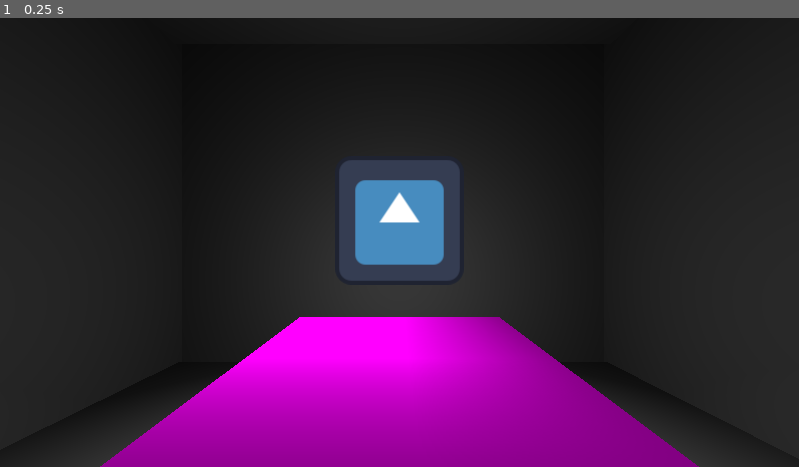
Above: before the commit, frame 1.
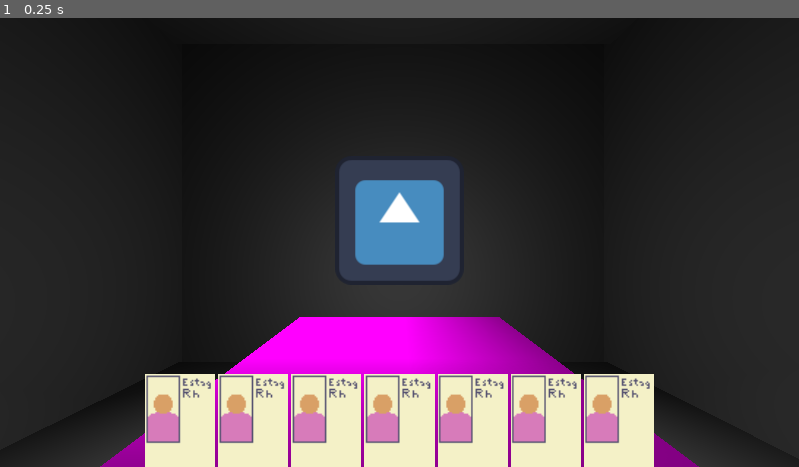
Above: after the commit, the same moment.

Repository: pedroand6/FelpoJam
Game: Godot game, scene res://Scenes/escritorio.tscn
Same seed, same stepped clock (60 frames per second), same inputs: the game is played once before the commit and once after it. Before the commit the project starts from res://Scenes/office.tscn. The engine's default icon, where the game draws it, is replaced by a stand-in: a white triangle on a blue panel in a dark square.
Inputs:
- Up to frame 1 (0.25 s): no input

The runs differ from the first frame. In frame 1, 13% of the frame differs, in the area x 18-82%, y 79-100%.

Commit message:
cartas em mao

Diff:
--- a/Scenes/card.tscn
+++ b/Scenes/carta.tscn
@@ -1,11 +1,14 @@
 [gd_scene format=3 uid="uid://c0ftu6tk2flnx"]
 
 [ext_resource type="Texture2D" uid="uid://d3mtqd3p4m0nb" path="res://Assets/estag.png" id="1_0qqmn"]
+[ext_resource type="Script" uid="uid://busp803ntgnyd" path="res://Scripts/carta.gd" id="1_wf8id"]
 
 [sub_resource type="BoxShape3D" id="BoxShape3D_wf8id"]
 size = Vector3(0.47235107, 0.6348877, 0.07836914)
 
 [node name="Card" type="Node3D" unique_id=621304190]
+transform = Transform3D(0.1, 0, 0, 0, 0.1, 0, 0, 0, 0.1, 0, 0, 0)
+script = ExtResource("1_wf8id")
 
 [node name="Sprite3D" type="Sprite3D" parent="." unique_id=812368613]
 texture = ExtResource("1_0qqmn")
--- a/Scenes/office.tscn
+++ b/Scenes/escritorio.tscn
@@ -2,8 +2,8 @@
 
 [ext_resource type="PackedScene" uid="uid://cpqndp5ocixpo" path="res://Scenes/tabuleiro.tscn" id="1_vggx3"]
 [ext_resource type="Texture2D" uid="uid://dox0ffjpqdnw4" path="res://icon.svg" id="2_cumm5"]
-[ext_resource type="Script" uid="uid://dmav4udowvahd" path="res://Scripts/main_camera.gd" id="3_2jlrf"]
-[ext_resource type="Script" uid="uid://4utqeskwb54y" path="res://Scripts/hand.gd" id="4_2jlrf"]
+[ext_resource type="Script" uid="uid://dmav4udowvahd" path="res://Scripts/camera_principal.gd" id="3_2jlrf"]
+[ext_resource type="Script" uid="uid://4utqeskwb54y" path="res://Scripts/mao.gd" id="4_2jlrf"]
 
 [sub_resource type="BoxMesh" id="BoxMesh_ei2s5"]
 size = Vector3(1, 0.05, 1)
@@ -17,7 +17,7 @@
 [sub_resource type="BoxMesh" id="BoxMesh_43ocd"]
 size = Vector3(5, 5, 1)
 
-[node name="Office" type="Node3D" unique_id=1865749570]
+[node name="Escritorio" type="Node3D" unique_id=1865749570]
 
 [node name="Mesa" type="Node3D" parent="." unique_id=1016380885]
 transform = Transform3D(1, 0, 0, 0, 1, 0, 0, 0, 1, 0, 0, 0.5296012)
@@ -94,11 +94,22 @@
 omni_range = 8.572
 omni_attenuation = 1.926
 
-[node name="Head" type="Node3D" parent="." unique_id=12343468]
+[node name="Cabeca" type="Node3D" parent="." unique_id=12343468]
 transform = Transform3D(1, 0, 0, 0, 1, 0, 0, 0, 1, 0, 0.4, 1.5)
 
-[node name="MainCamera" type="Camera3D" parent="Head" unique_id=1015711678]
+[node name="CameraPrincipal" type="Camera3D" parent="Cabeca" unique_id=1015711678]
 script = ExtResource("3_2jlrf")
 
-[node name="Hand" type="Node3D" parent="Head/MainCamera" unique_id=1172325499]
+[node name="Mao" type="Node3D" parent="Cabeca/CameraPrincipal" unique_id=1172325499]
 script = ExtResource("4_2jlrf")
+
+[node name="CamPoints" type="Node" parent="." unique_id=204157862]
+
+[node name="PointBoard" type="Node3D" parent="CamPoints" unique_id=2118259285]
+transform = Transform3D(1, 0, 0, 0, 1, 0, 0, 0, 1, 0, 1.265739, 0.8054231)
+
+[node name="PointSides" type="Node3D" parent="CamPoints" unique_id=863522567]
+transform = Transform3D(1, 0, 0, 0, 1, 0, 0, 0, 1, 0, 1, 0.5)
+
+[node name="PointDefault" type="Node3D" parent="CamPoints" unique_id=1730909821]
+transform = Transform3D(1, 0, 0, 0, 1, 0, 0, 0, 1, 0, 0.4, 1.5)
--- a/Scenes/gameboard.tscn
+++ /dev/null
@@ -1,3 +0,0 @@
-[gd_scene format=3 uid="uid://cip2s6oj78fa2"]
-
-[node name="Gameboard" type="Node2D" unique_id=761098449]
--- a/Scripts/main_camera.gd
+++ b/Scripts/camera_principal.gd
@@ -1,17 +1,17 @@
 extends Camera3D
 
-@export var MOUSE_SENSITIVITY: float = 5.0/1000.0
-@onready var parent
+@export var SENSIBILIDADE_MOUSE: float = 5.0/1000.0
+@onready var pai
 
 func _ready():
-	parent = get_parent()
+	pai = get_parent()
 
 func _input(event):
 	if event is InputEventMouseMotion and Input.get_mouse_mode() == Input.MOUSE_MODE_CAPTURED:
-		rotate_x(event.relative.y * -MOUSE_SENSITIVITY)
+		rotate_x(event.relative.y * -SENSIBILIDADE_MOUSE)
 		rotation.x = clamp(rotation.x, deg_to_rad(-40), deg_to_rad(40))
-		parent.rotate_y(event.relative.x * -MOUSE_SENSITIVITY)
-		parent.rotation.y = clamp(parent.rotation.y, deg_to_rad(-60), deg_to_rad(60))
+		pai.rotate_y(event.relative.x * -SENSIBILIDADE_MOUSE)
+		pai.rotation.y = clamp(pai.rotation.y, deg_to_rad(-60), deg_to_rad(60))
 
 func _process(_delta: float) -> void:
 	if rotation.z != 0.0:
--- a/Scripts/card.gd
+++ /dev/null
@@ -1,38 +0,0 @@
-class_name Card
-extends Node
-
-enum Areas {
-	RH,
-	TI,
-	MARKETING,
-	FINANCEIRO
-}
-
-enum Cargos {
-	JOVEM,
-	ESTAGIARIO,
-	JUNIOR,
-	PLENO,
-	SENIOR,
-	COORDENADOR,
-	GERENTE,
-	SUPERINTENDENTE,
-	DIRETOR,
-	CEO
-}
-
-@onready var Ranks: Dictionary = {
-	"Jovem" : 1,
-	"Estagiário" : 1,
-	"Júnior" : 2,
-	"Pleno" : 3,
-	"Sênior" : 4,
-	"Coordenador" : 5,
-	"Gerente" : 6,
-	"Superintendente" : 7,
-	"Diretor" : 8,
-	"CEO" : 0,
-}
-
-var Area: Areas
-var Cargo: Cargos
--- /dev/null
+++ b/Scripts/carta.gd
@@ -0,0 +1,38 @@
+class_name Carta
+extends Node3D
+
+enum Areas {
+	RH,
+	TI,
+	MARKETING,
+	FINANCEIRO
+}
+
+enum Cargos {
+	ESTAGIARIO,
+	JUNIOR,
+	PLENO,
+	SENIOR,
+	SUPERVISOR,
+	GERENTE,
+	DIRETOR,
+	VICE_PRESIDENTE,
+	PRESIDENTE
+}
+
+#@onready var Ranks: Dictionary = {
+#	"Jovem" : 1,
+#	"Estagiário" : 1,
+#	"Júnior" : 2,
+#	"Pleno" : 3,
+#	"Sênior" : 4,
+#	"Coordenador" : 5,
+#	"Gerente" : 6,
+#	"Superintendente" : 7,
+#	"Diretor" : 8,
+#	"CEO" : 0,
+#}
+
+var Area: Areas
+var Cargo: Cargos
+var Coringa: bool
--- a/Scripts/gamemanager.gd
+++ /dev/null
@@ -1,13 +0,0 @@
-extends Node
-
-var card_stack: Array[Card]
-
-func _ready():
-	for rank in Card.Cargos:
-		for area in Card.Areas:
-			var temp_card = Card.new()
-			temp_card.Area = area
-			temp_card.Cargo = rank
-			card_stack.append(temp_card)
-	print(len(card_stack))
-	pass
--- /dev/null
+++ b/Scripts/gerenciador_jogo.gd
@@ -0,0 +1,16 @@
+extends Node
+
+var pilha_carta: Array[Carta]
+
+func _ready():
+	for cargo in Carta.Cargos:
+		for area in Carta.Areas:
+			var temp_carta = Carta.new()
+			temp_carta.Area = area
+			temp_carta.Cargo = cargo
+			pilha_carta.append(temp_carta)
+	var coringa = Carta.new()
+	coringa.Coringa = true
+	pilha_carta.append(coringa)
+
+	pilha_carta.shuffle()
--- a/Scripts/hand.gd
+++ /dev/null
@@ -1,25 +0,0 @@
-extends Node3D
-
-#TODO: animation on draw
-#card spacing
-#card sprite by rank + area
-#add cards weights
-
-const HAND_SIZE: int = 7
-#const HANDS: int = -1
-const DESCARTES: int = 1 #descartes por round
-const CHOICES: int = 4 #cartas por descarte
-
-var hand_size: int = 0
-var cards_hand: Array[Card]
-
-func _ready():
-	draw_hand()
-
-func draw_hand():
-	while hand_size < HAND_SIZE:
-		draw_one()
-
-func draw_one():
-	cards_hand.append(Gamemanager.card_stack.pop_back())
-	hand_size += 1
--- /dev/null
+++ b/Scripts/mao.gd
@@ -0,0 +1,56 @@
+extends Node3D
+
+#TODO: animation on draw
+#card spacing
+#card sprite by rank + area
+#add cards weights
+
+const TAMANHO_MAO: int = 7
+#const MAOS: int = -1
+const DESCARTES: int = 1 #descartes por round
+const ESCOLHAS: int = 4 #cartas por descarte
+
+const CARTA_POS_BASE: Vector3 = Vector3(0, -0.122, -0.2)
+const VELOCIDADE_MOVIMENTO: float = 0.01
+
+const ESPACAMENTO: float = 0.025
+
+var tamanho_mao: int = 0
+var cartas_mao: Array[Node]
+
+@onready var node_carta = preload("res://Scenes/carta.tscn")
+
+func _ready():
+	comprar_mao()
+
+func comprar_mao():
+	while tamanho_mao < TAMANHO_MAO:
+		compra_uma()
+
+func compra_uma():
+	var carta_topo: Carta = Gerenciador.pilha_carta.pop_back()
+
+	var instance = node_carta.instantiate()
+	instance.Cargo = carta_topo.Cargo
+	instance.Area = carta_topo.Area
+	instance.Coringa = carta_topo.Coringa
+	instance.position = CARTA_POS_BASE
+
+	for carta in cartas_mao:
+		carta.position.x -= ESPACAMENTO
+
+	var pos_final = CARTA_POS_BASE
+	if len(cartas_mao) > 0:
+		var ultima = cartas_mao.back()
+		pos_final.x = ultima.position.x + (2 * ESPACAMENTO)
+
+	instance.position = pos_final
+
+	cartas_mao.append(instance)
+	tamanho_mao += 1
+
+	add_child(instance)
+
+	#while ult_carta.position != Vector3(pos_final):
+	#	move_toward(ult_carta.position.x, pos_final.x, VELOCIDADE_MOVIMENTO)
+	#	move_toward(ult_carta.position.y, pos_final.y, VELOCIDADE_MOVIMENTO)
--- a/project.godot
+++ b/project.godot
@@ -17,7 +17,7 @@
 
 [autoload]
 
-Gamemanager="*uid://5ym4v7qdd4an"
+Gerenciador="*uid://5ym4v7qdd4an"
 
 [physics]
 
Renamed: Scripts/main_camera.gd.uid -> Scripts/camera_principal.gd.uid
Renamed: Scripts/card.gd.uid -> Scripts/carta.gd.uid
Renamed: Scripts/gamemanager.gd.uid -> Scripts/gerenciador_jogo.gd.uid
Renamed: Scripts/hand.gd.uid -> Scripts/mao.gd.uid
